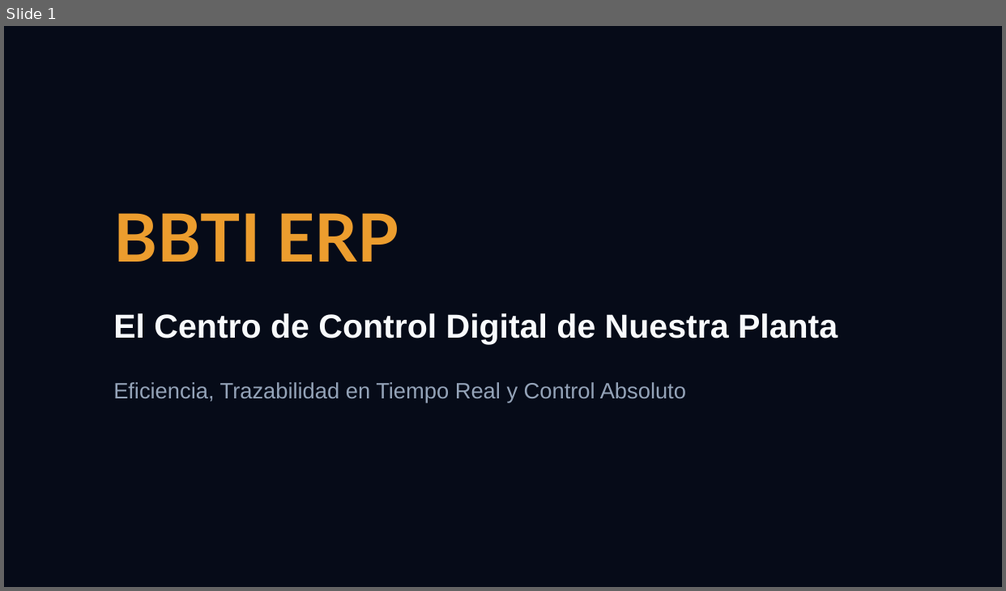
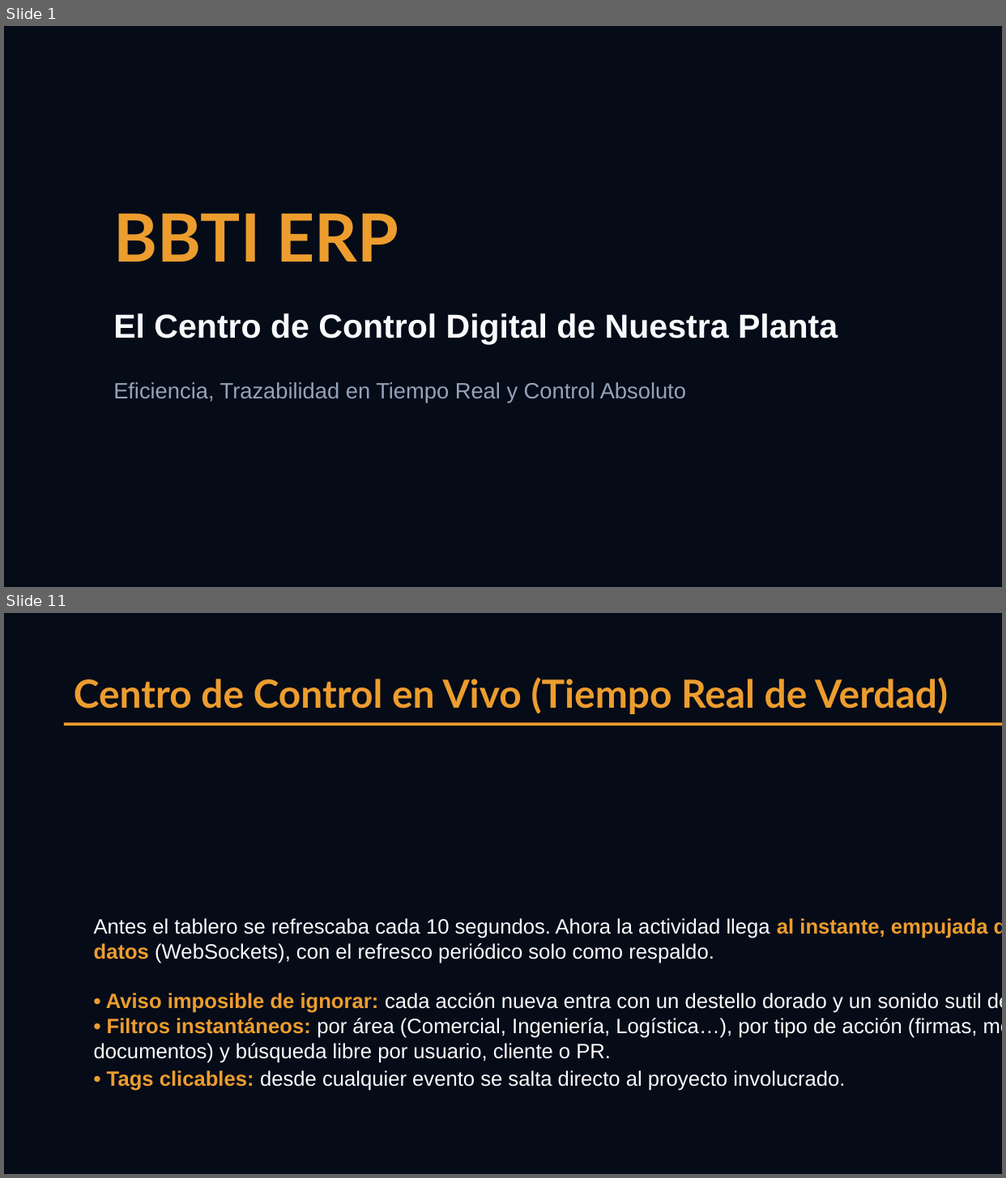
Before and after one commit to mirkovedia/bbti-erp, a slide deck: Pitch_BBTI_ERP.pptx. Shown one above the other, each under a label of ours: slide 1 before the commit, slides 1 and 11 after it; the slides between them are not shown. The pictures are 1006x591 and 1006x1178 pixels, drawn with LibreOffice and Linux fonts; fonts in the diff are those of the drawing. Boxes give left, top, right and bottom in pixels: in the first picture for what was removed or moved away, otherwise in the second. Text is boxed around its words. In the diff, an @@ line names an element or a change of style, - is before the commit and + after.

```diff
--- a/Pitch_BBTI_ERP.pptx
+++ b/Pitch_BBTI_ERP.pptx
@@ slide 11 added at (4, 613, 1002, 1174), background #060B18 @@
@@ text added at (74, 677, 948, 714), 28 pt, text #EC9D2E, bold @@
+Centro de Control en Vivo (Tiempo Real de Verdad)
@@ rectangle added at (64, 723, 1002, 726), fill #EC9D2E @@
@@ text added at (94, 918, 1002, 1091), 15 pt, text #F8FAFC @@
+Antes el tablero se refrescaba cada 10 segundos. Ahora la actividad llega al instante, empujada desde la base de datos (WebSockets), con el refresco periódico solo como respaldo.
+• Aviso imposible de ignorar: cada acción nueva entra con un destello dorado y un sonido sutil de campana.
+• Filtros instantáneos: por área (Comercial, Ingeniería, Logística…), por tipo de acción (firmas, metrado, pagos, documentos) y búsqueda libre por usuario, cliente o PR.
+• Tags clicables: desde cualquier evento se salta directo al proyecto involucrado.
```
Also in this commit, not shown: 7 slides changed, 5 other slides added, 1 other file.
